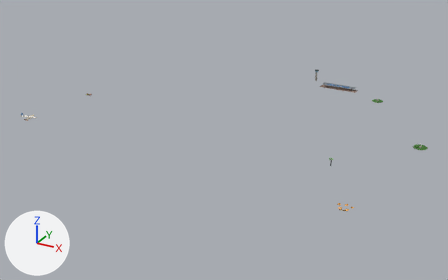
The glTF model godot/assets/models/zone_aeroport_reperes.glb, before and after one commit.
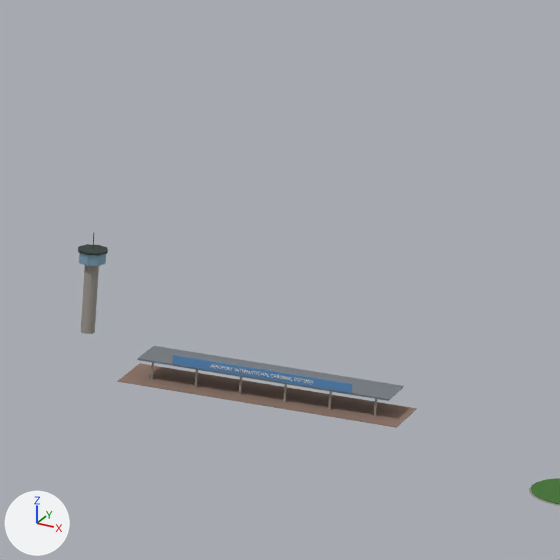
There are two pictures of each version: one whole from a camera (50 mm lens) standing at (895.0, -1234.0, 548.0) and looking at (230.0, -24.0, -57.0), one close up on the part from 68% to 84% of the width and 14% to 39% of the height. Every picture has the same lights, and +X, +Y and +Z are marked at lower left. The last two pictures show the newer version. Where no turn or scale is listed for an object, it has been applied to the vertices.

Objects in the first close-up: 'terminal_auvent', 'terminal_enseigne', 'terminal_enseigne_fond', 'terminal_parvis', 'terminal_pilier_3-convcol', 'terminal_pilier_4-convcol', 'terminal_pilier_5-convcol', 'tour_fut-convcol' and 4 more.
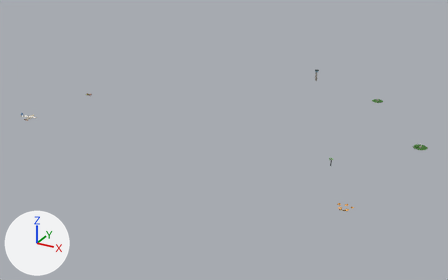
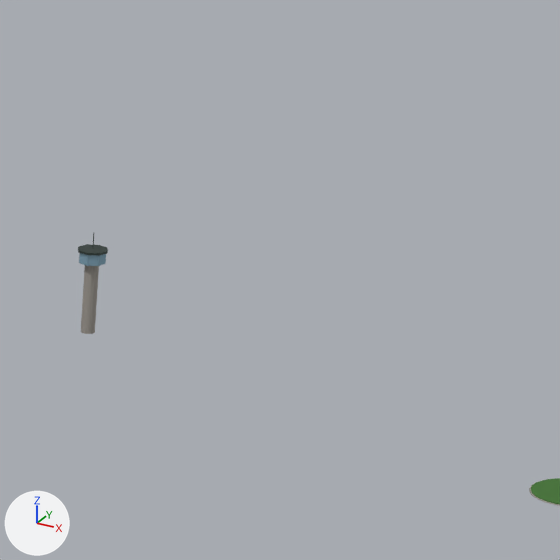
Pixel boxes (x1, y1, x2, y2) of what changed, in the close-ups (560 x 560 px):
'terminal_parvis', deleted (brown)
    before: (117, 363, 417, 428)
'terminal_auvent', deleted
    before: (137, 346, 404, 401)
'terminal_enseigne_fond', deleted (blue)
    before: (172, 355, 352, 393)
'terminal_enseigne', deleted
    before: (211, 365, 313, 385)
'terminal_pilier_4-convcol', deleted
    before: (328, 391, 332, 409)

Edits to the bpy script that builds the scene:
```text
Remove ob_terminal_auvent:
    ob_terminal_auvent = bpy.data.objects.new('terminal_auvent', me_terminal_auvent)
    ob_terminal_auvent.location = (397.0, 318.0, 0.0)
Remove ob_terminal_enseigne:
    ob_terminal_enseigne = bpy.data.objects.new('terminal_enseigne', me_terminal_enseigne)
    ob_terminal_enseigne.location = (397.0, 309.2, 9.6)
Remove ob_terminal_enseigne_fond:
    ob_terminal_enseigne_fond = bpy.data.objects.new('terminal_enseigne_fond', me_terminal_enseigne_fond)
    ob_terminal_enseigne_fond.location = (397.0, 318.0, 0.0)
Remove ob_terminal_parvis:
    ob_terminal_parvis = bpy.data.objects.new('terminal_parvis', me_terminal_parvis)
    ob_terminal_parvis.location = (397.0, 318.0, 0.0)
Remove ob_terminal_pilier_3_convcol:
    ob_terminal_pilier_3_convcol = bpy.data.objects.new('terminal_pilier_3-convcol', me_terminal_pilier_3_convcol)
    ob_terminal_pilier_3_convcol.location = (405.0, 312.0, 3.8)
Remove ob_terminal_pilier_4_convcol:
    ob_terminal_pilier_4_convcol = bpy.data.objects.new('terminal_pilier_4-convcol', me_terminal_pilier_4_convcol)
    ob_terminal_pilier_4_convcol.location = (421.0, 312.0, 3.8)
Remove ob_terminal_pilier_5_convcol:
    ob_terminal_pilier_5_convcol = bpy.data.objects.new('terminal_pilier_5-convcol', me_terminal_pilier_5_convcol)
    ob_terminal_pilier_5_convcol.location = (437.0, 312.0, 3.8)
```
